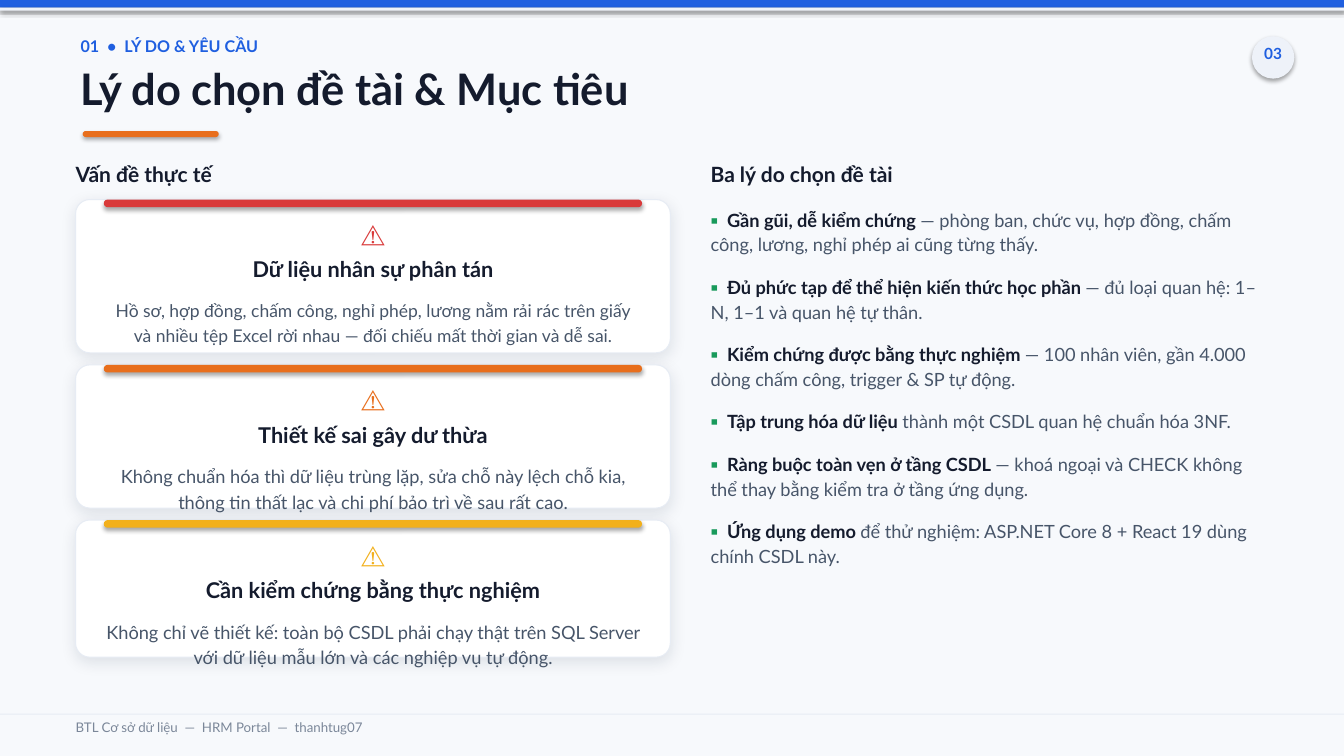
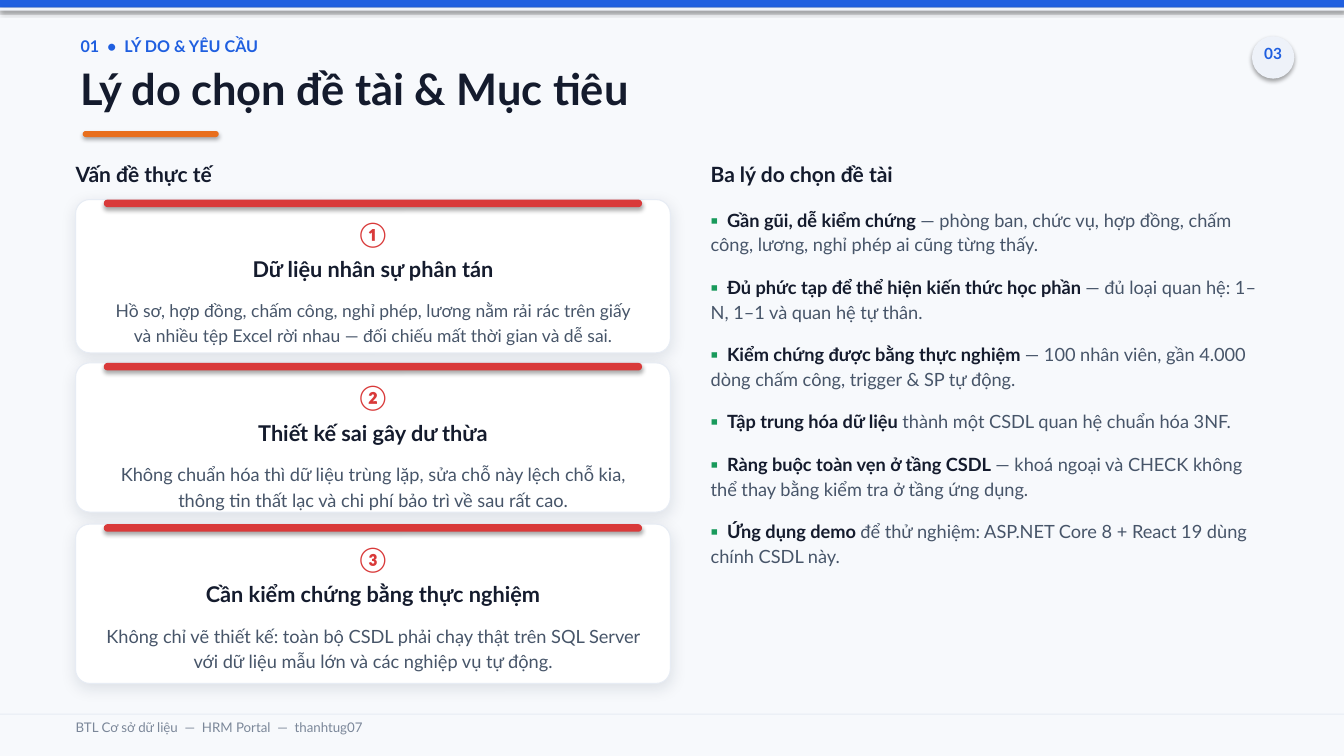
Before and after one commit to thanhtug07/hrm-kanban-management, a slide deck: slide 3 of BaoCao_BTL_CSDL_HRM_Portal.pptx. Drawn at 1344x756 pixels with LibreOffice and Linux fonts; fonts in the diff are those of the drawing. Boxes give left, top, right and bottom in pixels: in the first picture for what was removed or moved away, otherwise in the second. Text is boxed around its words. In the diff, an @@ line names an element or a change of style, - is before the commit and + after.

Commit message:
feat(bao-cao): nang cap thiet ke slide theo review (ERD, mau nhan, so lieu)
- ERD: ve duong quan he crow's foot + panel liet ke khoa ngoai
- De-rainbow: agenda, 3NF/BCNF, features, 10 truy van -> NAVY2 + 1 accent
- Slide 14: 269 test case thanh number hero (GOLD, to nhat)
- DML: danh so buoc 1-5 cho luong xu ly request
- Sua badge so trang khop thu tu slide (15/16/17)
- Sua chu nghia dau dong, bo tran card slide 3/8
- Cap nhat skill slide-design-system voi quy tac rut ra tu review

```diff
--- a/BaoCao_BTL_CSDL_HRM_Portal.pptx
+++ b/BaoCao_BTL_CSDL_HRM_Portal.pptx
@@ text at box(360, 222, 387, 248): text changed @@
-⚠
+①
@@ rounded rectangle: place and size @@
-rounded rectangle at box(76, 365, 670, 508)
+rounded rectangle at box(76, 363, 670, 512)
@@ rounded rectangle at box(76, 363, 670, 512): proportions changed @@
@@ rounded rectangle at box(104, 363, 642, 370): fill #E86E1C to #D93A3A @@
@@ text at box(360, 385, 387, 411): text changed; text colour #E86E1C to #D93A3A @@
-⚠
+②
@@ rounded rectangle at box(76, 524, 670, 684): proportions changed @@
@@ rounded rectangle: place and size @@
-rounded rectangle at box(76, 520, 670, 657)
+rounded rectangle at box(76, 524, 670, 684)
@@ rounded rectangle: place and size @@
-rounded rectangle at box(104, 520, 642, 527)
+rounded rectangle at box(104, 524, 642, 531)
@@ rounded rectangle at box(104, 524, 642, 531): fill #F2B01B to #D93A3A @@
@@ text at box(360, 547, 387, 573): text changed; text colour #F2B01B to #D93A3A @@
-⚠
+③
@@ text "Cần kiểm chứng bằng thực ...": place and size @@
-text "Cần kiểm chứng bằng thực ..." at box(206, 579, 540, 602)
+text "Cần kiểm chứng bằng thực ..." at box(206, 583, 540, 606)
@@ text "Không chỉ vẽ thiết kế: ...": place and size @@
-text "Không chỉ vẽ thiết kế: ..." at box(106, 624, 640, 668)
+text "Không chỉ vẽ thiết kế: ..." at box(106, 628, 640, 672)
```
Also in this commit, not shown: 10 other slides changed, 2 other files.
